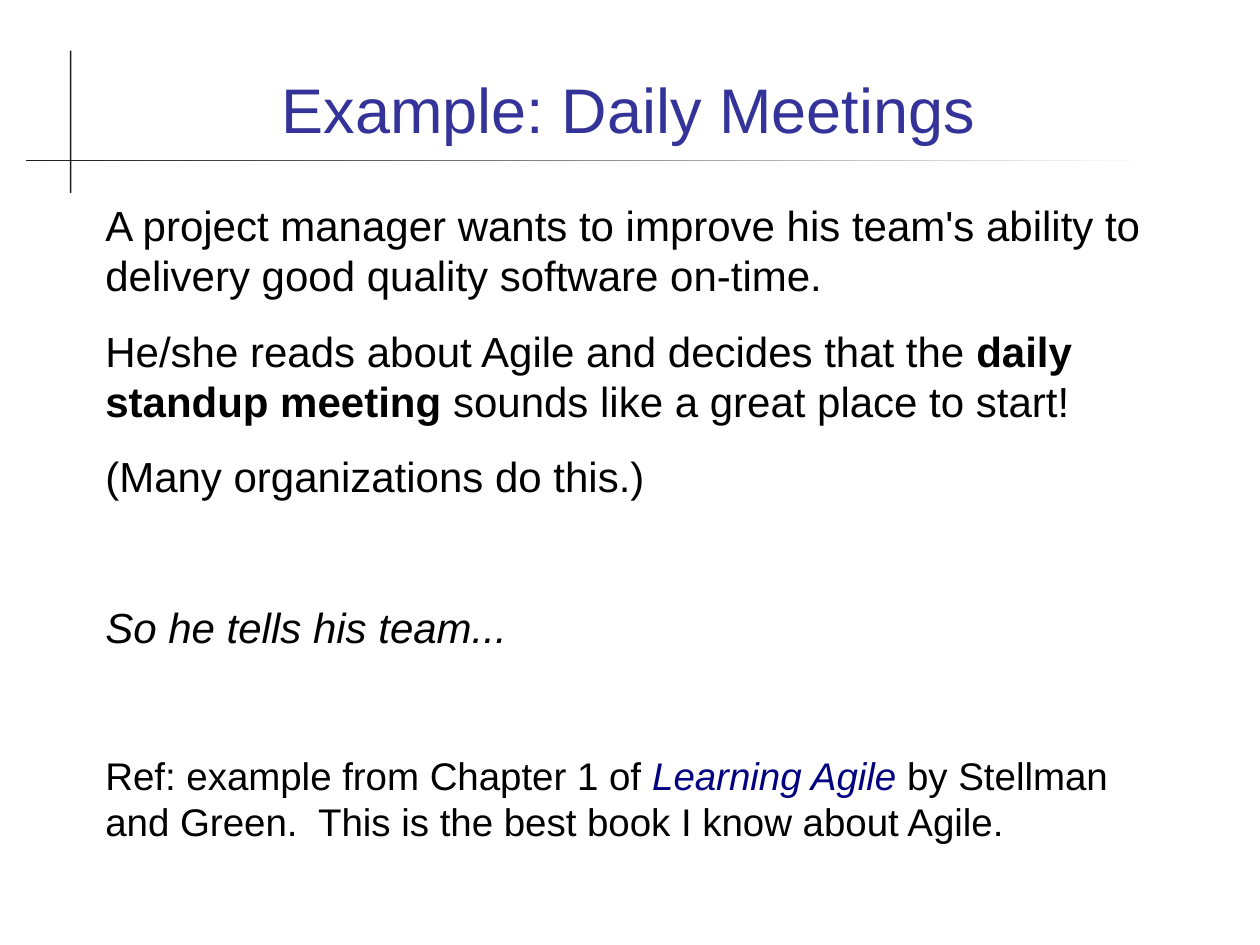
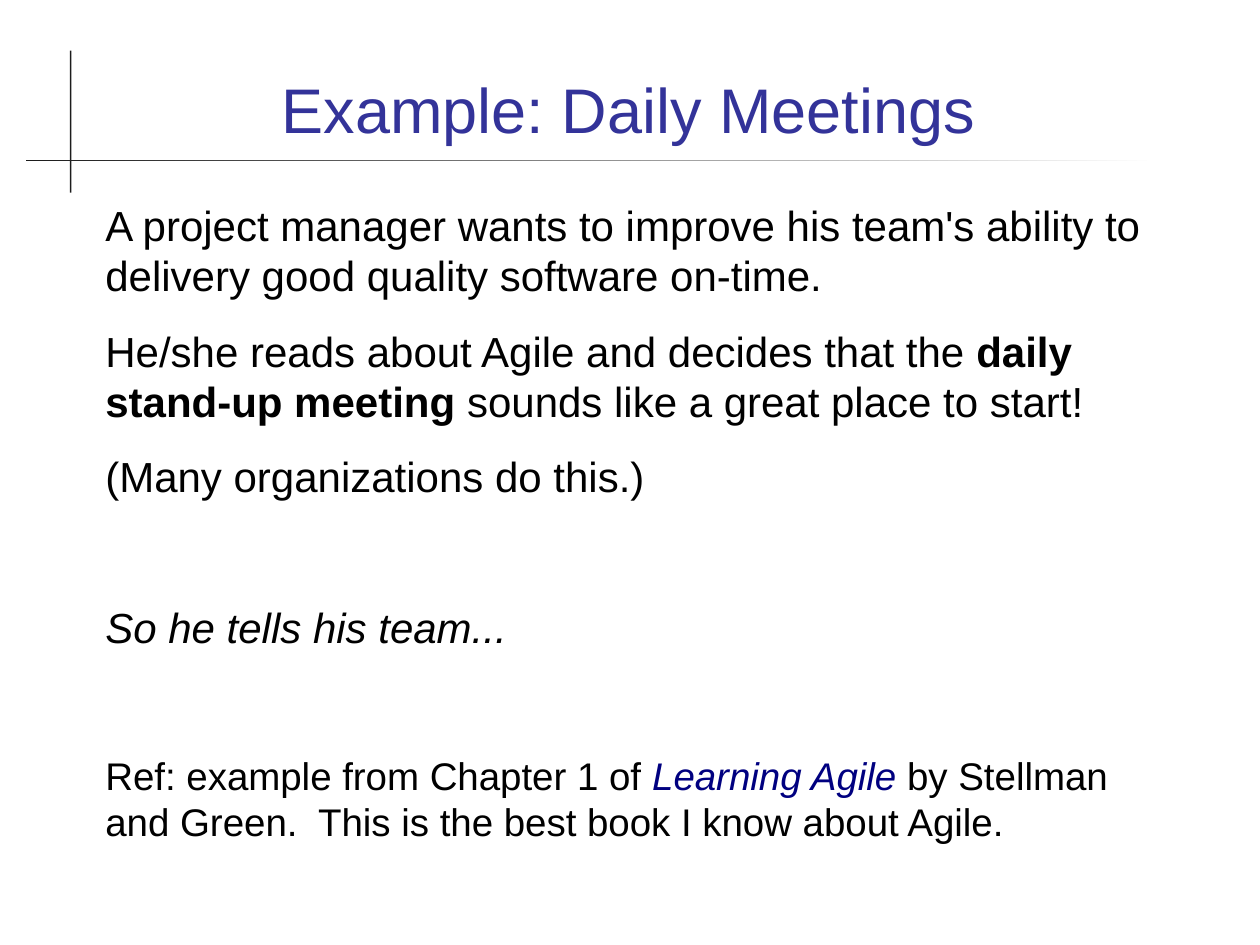
Before and after one commit to cpske/ISP, a slide deck: slide 6 of agile/Agile.ppt (slide 5 before the commit). Drawn at 1260x945 pixels with LibreOffice and Linux fonts; fonts in the diff are those of the drawing. Boxes give left, top, right and bottom in pixels: in the first picture for what was removed or moved away, otherwise in the second. Text is boxed around its words. In the diff, an @@ line names an element or a change of style, - is before the commit and + after.

Commit message:
update agile documents

```diff
--- a/agile/Agile.ppt
+++ b/agile/Agile.ppt
@@ text at [105,336,1083,425]: text changed @@
-He/she reads about Agile and decides that the daily standup meeting sounds like a great place to start!
+He/she reads about Agile and decides that the daily stand-up meeting sounds like a great place to start!
```
Also in this commit, not shown: 7 other slides changed, 1 slide added, 1 slide removed, 8 other files.
